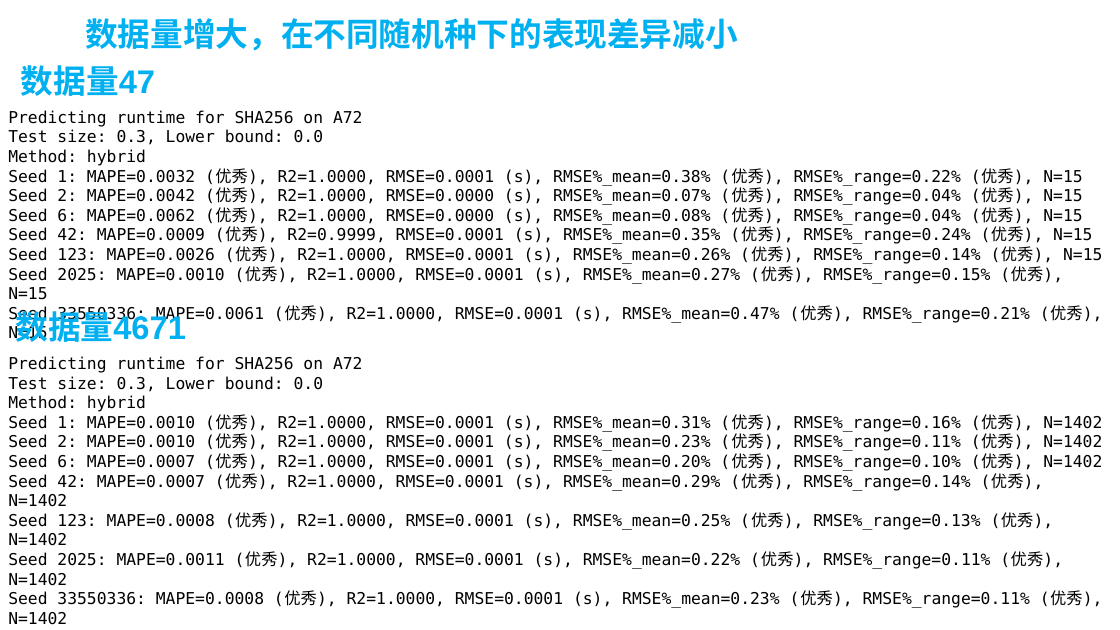
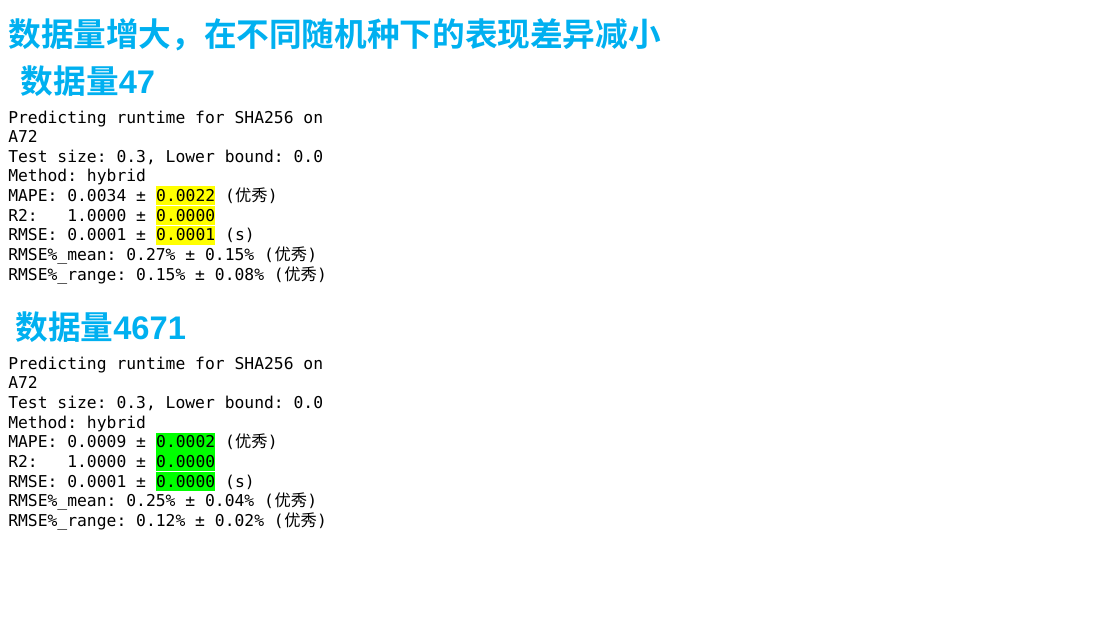
Before and after one commit to AE-26710/Time-Prediction, a slide deck: slide 47 of R5.pptx (slide 45 before the commit). Drawn at 1120x630 pixels with LibreOffice and Linux fonts; fonts in the diff are those of the drawing. Boxes give left, top, right and bottom in pixels: in the first picture for what was removed or moved away, otherwise in the second. Text is boxed around its words. In the diff, an @@ line names an element or a change of style, - is before the commit and + after.

```diff
--- a/R5.pptx
+++ b/R5.pptx
@@ title "数据量增大，在不同随机种下的表现差异减小": place and size @@
-title "数据量增大，在不同随机种下的表现差异减小" at (85, 18, 737, 51)
+title "数据量增大，在不同随机种下的表现差异减小" at (8, 18, 660, 51)
@@ text at (8, 187, 327, 284): text changed @@
-Seed 1: MAPE=0.0032 (优秀), R2=1.0000, RMSE=0.0001 (s), RMSE%_mean=0.38% (优秀), RMSE%_range=0.22% (优秀), N=15
-Seed 2: MAPE=0.0042 (优秀), R2=1.0000, RMSE=0.0000 (s), RMSE%_mean=0.07% (优秀), RMSE%_range=0.04% (优秀), N=15
-Seed 6: MAPE=0.0062 (优秀), R2=1.0000, RMSE=0.0000 (s), RMSE%_mean=0.08% (优秀), RMSE%_range=0.04% (优秀), N=15
-Seed 42: MAPE=0.0009 (优秀), R2=0.9999, RMSE=0.0001 (s), RMSE%_mean=0.35% (优秀), RMSE%_range=0.24% (优秀), N=15
-Seed 123: MAPE=0.0026 (优秀), R2=1.0000, RMSE=0.0001 (s), RMSE%_mean=0.26% (优秀), RMSE%_range=0.14% (优秀), N=15
-Seed 2025: MAPE=0.0010 (优秀), R2=1.0000, RMSE=0.0001 (s), RMSE%_mean=0.27% (优秀), RMSE%_range=0.15% (优秀), N=15
-Seed 33550336: MAPE=0.0061 (优秀), R2=1.0000, RMSE=0.0001 (s), RMSE%_mean=0.47% (优秀), RMSE%_range=0.21% (优秀), N=15
+MAPE: 0.0034 ± 0.0022 (优秀)
+R2: 1.0000 ± 0.0000
+RMSE: 0.0001 ± 0.0001 (s)
+RMSE%_mean: 0.27% ± 0.15% (优秀)
+RMSE%_range: 0.15% ± 0.08% (优秀)
@@ text at (8, 434, 327, 530): text changed @@
-Seed 1: MAPE=0.0010 (优秀), R2=1.0000, RMSE=0.0001 (s), RMSE%_mean=0.31% (优秀), RMSE%_range=0.16% (优秀), N=1402
-Seed 2: MAPE=0.0010 (优秀), R2=1.0000, RMSE=0.0001 (s), RMSE%_mean=0.23% (优秀), RMSE%_range=0.11% (优秀), N=1402
-Seed 6: MAPE=0.0007 (优秀), R2=1.0000, RMSE=0.0001 (s), RMSE%_mean=0.20% (优秀), RMSE%_range=0.10% (优秀), N=1402
-Seed 42: MAPE=0.0007 (优秀), R2=1.0000, RMSE=0.0001 (s), RMSE%_mean=0.29% (优秀), RMSE%_range=0.14% (优秀), N=1402
-Seed 123: MAPE=0.0008 (优秀), R2=1.0000, RMSE=0.0001 (s), RMSE%_mean=0.25% (优秀), RMSE%_range=0.13% (优秀), N=1402
-Seed 2025: MAPE=0.0011 (优秀), R2=1.0000, RMSE=0.0001 (s), RMSE%_mean=0.22% (优秀), RMSE%_range=0.11% (优秀), N=1402
-Seed 33550336: MAPE=0.0008 (优秀), R2=1.0000, RMSE=0.0001 (s), RMSE%_mean=0.23% (优秀), RMSE%_range=0.11% (优秀), N=1402
+MAPE: 0.0009 ± 0.0002 (优秀)
+R2: 1.0000 ± 0.0000
+RMSE: 0.0001 ± 0.0000 (s)
+RMSE%_mean: 0.25% ± 0.04% (优秀)
+RMSE%_range: 0.12% ± 0.02% (优秀)
```
Also in this commit, not shown: 5 other slides changed, 3 slides added, 1 slide removed, 14 other files.
